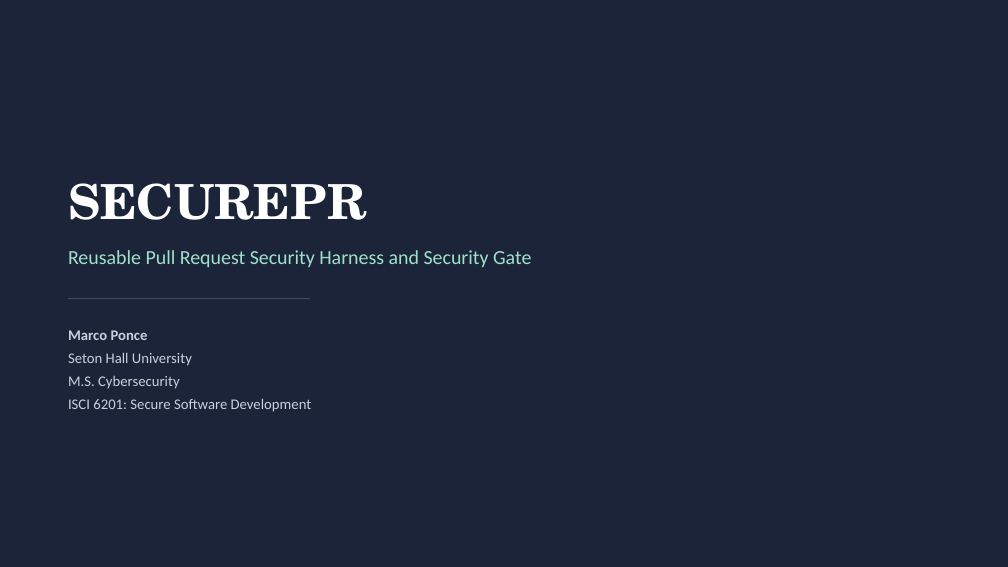
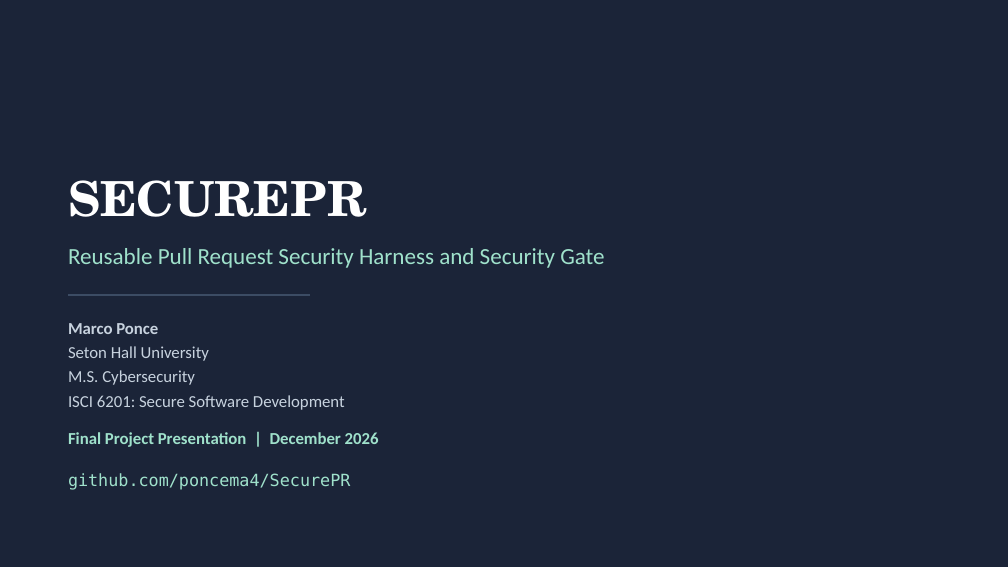
Before and after one commit to poncema4/SecurePR, a slide deck: slide 1 of docs/submission/SecurePR_Presentation.pptx. Drawn at 1008x567 pixels with LibreOffice and Linux fonts; fonts in the diff are those of the drawing. Boxes give left, top, right and bottom in pixels: in the first picture for what was removed or moved away, otherwise in the second. Text is boxed around its words. In the diff, an @@ line names an element or a change of style, - is before the commit and + after.

```diff
--- a/docs/submission/SecurePR_Presentation.pptx
+++ b/docs/submission/SecurePR_Presentation.pptx
@@ text "SECUREPR" at box(68, 180, 367, 217): line spacing 1 to 1.15 @@
@@ text "Reusable Pull Request Security Harness ..." at box(68, 248, 604, 268): size 19 to 22 pt; line spacing 1 to 1.15 @@
@@ line moved from (68, 299) - (310, 299) to (68, 295) - (310, 295) @@
@@ line (68, 295) - (310, 295): stroke #3C4C64 1 pt to #3C4C64 1.5 pt @@
@@ text "Marco Ponce" at box(68, 323, 345, 410): size 14 to 16 pt; line spacing 1.3 to 1.2; vertical alignment middle to top @@
@@ text added at box(68, 432, 379, 447), 16 pt, text #9FE1CB, bold @@
+Final Project Presentation | December 2026
@@ text added at box(68, 473, 350, 490), 16 pt, text #9FE1CB @@
+github.com/poncema4/SecurePR
```
Also in this commit, not shown: 8 slides added, 7 slides removed, 2 other files.
